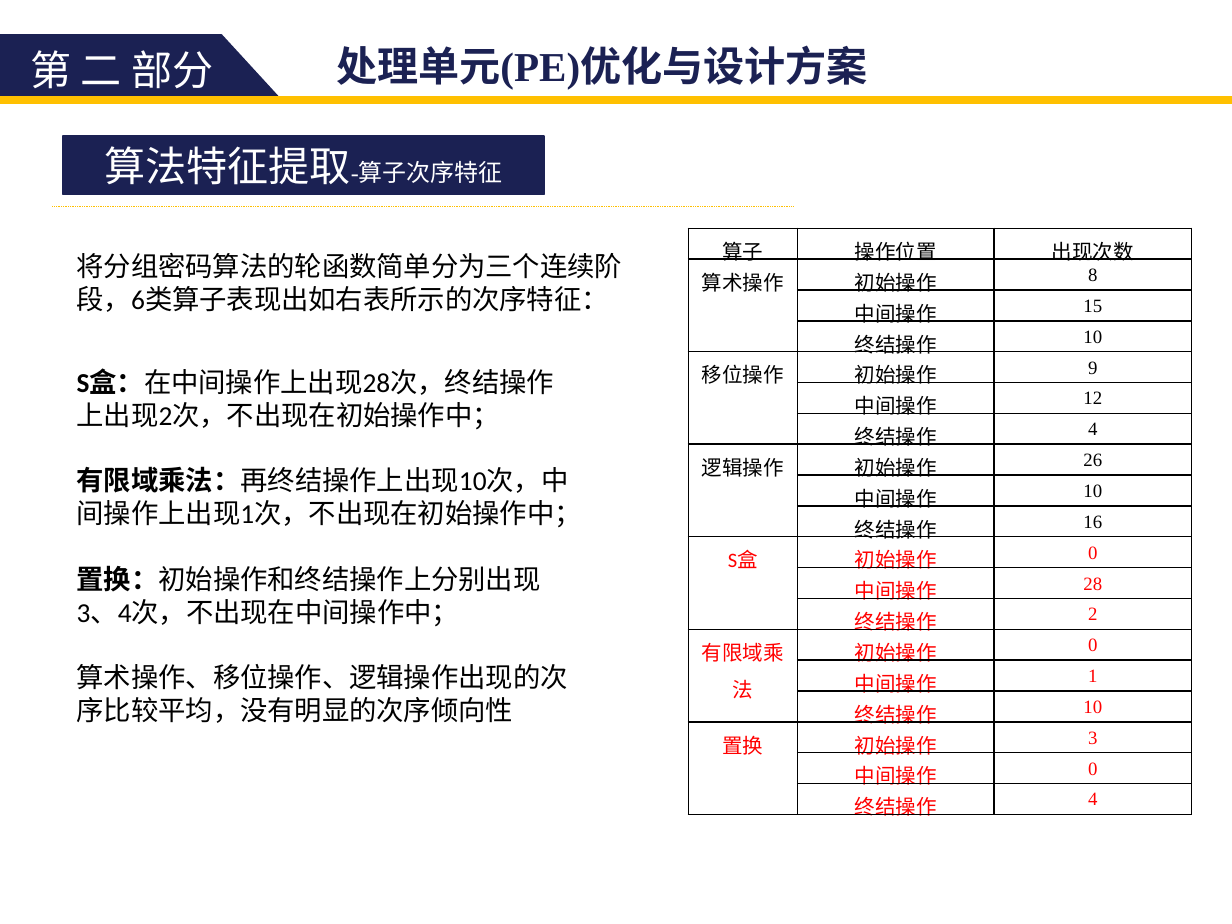
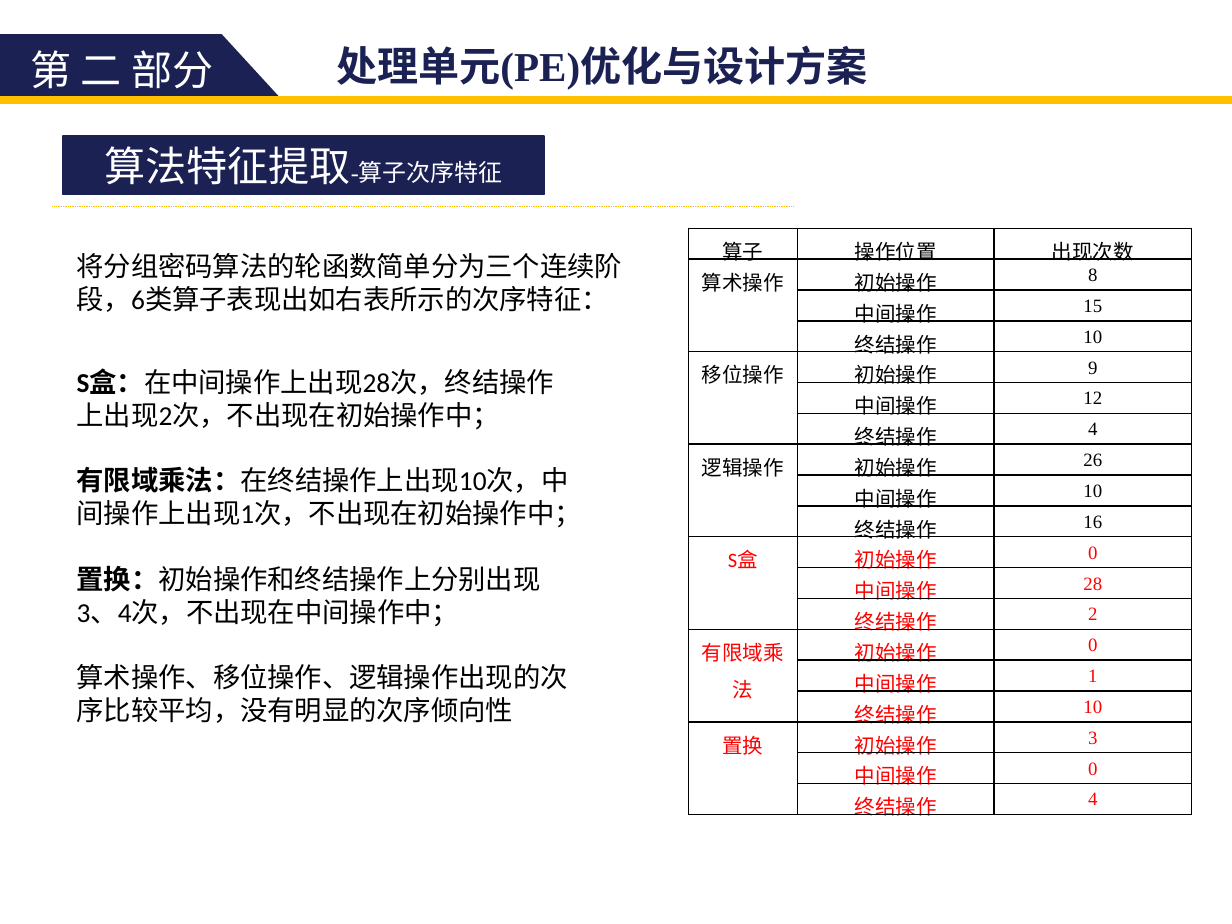
Before and after one commit to zdyzhan/bishe, a slide deck: slide 16 of 131199 李小泉.pptx. Drawn at 1232x924 pixels with LibreOffice and Linux fonts; fonts in the diff are those of the drawing. Boxes give left, top, right and bottom in pixels: in the first picture for what was removed or moved away, otherwise in the second. Text is boxed around its words. In the diff, an @@ line names an element or a change of style, - is before the commit and + after.

```diff
--- a/131199 李小泉.pptx
+++ b/131199 李小泉.pptx
@@ text at <box>77,466,582,527</box>: text changed @@
-有限域乘法：再终结操作上出现10次，中间操作上出现1次，不出现在初始操作中；
+有限域乘法：在终结操作上出现10次，中间操作上出现1次，不出现在初始操作中；
```
Also in this commit, not shown: 1 other slide changed, 12 other files.
